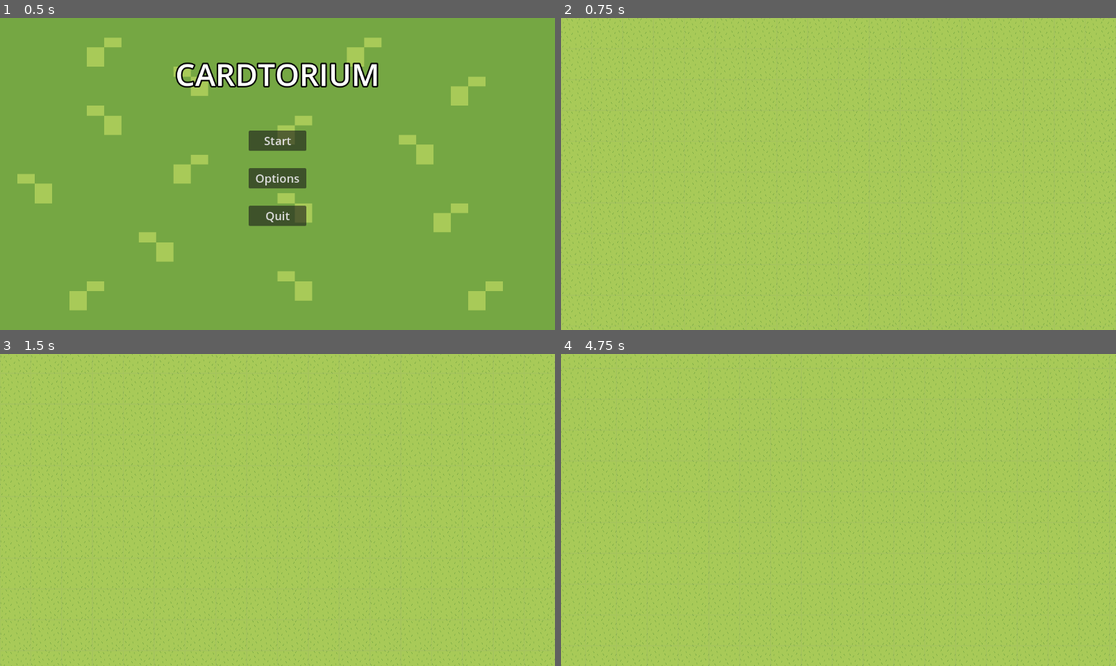
Above: before the commit, frames 1-4 (two rows, left to right).
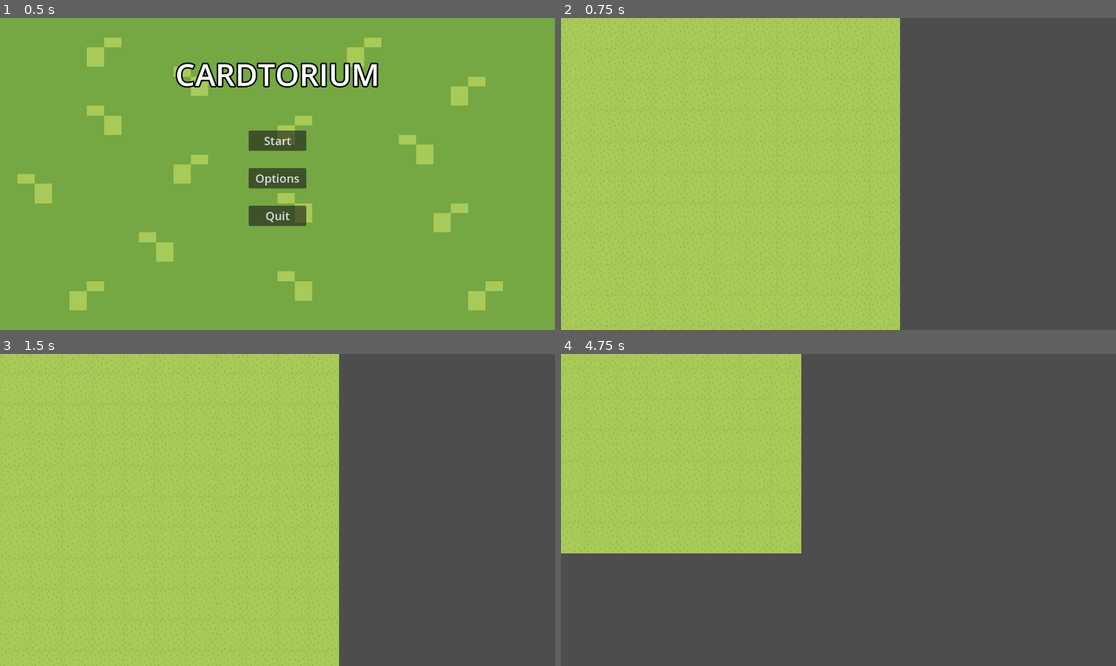
Above: after the commit, the same moments.

Repository: Open-Source-Software-Development/Cardtorium
Game: Godot game, scene res://Scenes/Main_Menu/main_menu.tscn
The game is run twice, just before and just after one commit, with the same random seed, the same clock (stepped at 60 frames per second) and the same inputs.
Inputs (mouse positions are in pixels of both pictures, inside the frame that each line leads up to):
- Up to frame 1 (0.5 s): no input
- Up to frame 2 (0.75 s): click "Start" at 0.5 s
- Up to frame 3 (1.5 s): tap Enter at 1.25 s; move the mouse to (277, 510) at 1.27 s; hold S (camera_down) from 1.28 s (still down); click (277, 510) at 1.42 s
- Up to frame 4 (4.75 s): move the mouse to (727, 525) at 2.02 s; release S (camera_down) at 2.03 s; tap A (camera_left) at 2.1 s; click (727, 525) at 2.17 s; move the mouse to (894, 441) at 2.77 s; hold D (camera_right) 2.78-3.53 s; click (894, 441) at 2.92 s; move the mouse to (810, 572) at 3.52 s; tap W (camera_up) at 3.6 s; click (810, 572) at 3.67 s; move the mouse to (1005, 556) at 4.27 s; hold S (camera_down) from 4.28 s (still down); click (1005, 556) at 4.42 s

Frame 1 is identical in both runs. In frame 2, 39% of the frame differs, in the area x 61-100%, y 0-100%; in frame 3, 39%; in frame 4, 72%, in the area x 0-100%, y 0-100%.

Commit message:
feat: Added player object
Added a player object to store data relevant to the players of the game. Also updated code in game.gd, unit.gd, board.gd, and local_multiplayer.gd to set up the player objects

Diff:
--- a/Classes/board.gd
+++ b/Classes/board.gd
@@ -21,11 +21,11 @@
 ## 2D array which stores card locations.
 var units: Array = []
 
-## The number of players
-var players: int
+## Stores the players of the game
+var players: Array[Player]
 
 ## Which player is currently taking their turn
-var player: int
+var current_player: int
 
 ## The number of turns taken in the game
 var turns: int
@@ -37,7 +37,7 @@
 var SIZE: Vector2i
 
 ## Allocates memory to set up an empty board with wid x height tiles.
-func setup(wid: int, height: int):
+func setup(wid: int, height: int, _num_players: int):
     # Allocates memeory for the tiles.
     self.SIZE = Vector2i(wid, height)
     tiles.resize(wid)
@@ -56,3 +56,7 @@
         units[x] = []
         units[x].resize(height)
         units[x].fill(null)
+    players = []
+    # TODO: Replace code below, and actually use the `num_players` variable
+    players.append(Player.new(SIZE, Vector2i(0,SIZE.y / 2)))
+    players.append(Player.new(SIZE, Vector2i(SIZE.x - 1,SIZE.y / 2)))
--- a/Classes/game.gd
+++ b/Classes/game.gd
@@ -8,6 +8,9 @@
 ## saving and loading games.
 var board: Board = Board.new()
 
+## Number of players
+var num_players: int
+
 ## Notifies other nodes when a set of terrain tiles is changed.
 signal terrain_updated(changed: Array[Vector2i], terrain: Board.Terrain)
 ## Emitted when a troop is placed.
@@ -16,10 +19,11 @@
 # Called when the node enters the scene tree for the first time.
 func _ready():
 	board = Board.new()
-	# Creates a new board of size 50 x 50
-	var width = 50
-	var height = 50
-	board.setup(width, height)
+	# Creates a new board of size 11 x 11
+	var width = 11
+	var height = 11
+	board.setup(width, height, 2)
+	num_players = 2
 
 
 
--- /dev/null
+++ b/Classes/player.gd
@@ -0,0 +1,44 @@
+extends Resource
+
+## Stores the data and such for a single player of Cardtorium
+class_name Player
+
+## Creates a new player resource from scratch
+func _init(board_size: Vector2i, start_location: Vector2i):
+    discovered = []
+    for x in range(board_size.x):
+        discovered.append([])
+        for y in range(board_size.y):
+            discovered[x].append(false)
+    base_position = Vector2i(start_location.x, start_location.y)
+    # Clears the fog in a 2-tile radius around the home base
+    for x in range(base_position.x - 2, base_position.x + 3):
+        if x < 0:
+            continue
+        elif x >= board_size.x:
+            break
+        for y in range(base_position.y - 2, base_position.y + 3):
+            if y < 0:
+                continue
+            elif y >= board_size.y:
+                break
+            discovered[x][y] = true
+
+## How many cities the player owns
+var cities: int
+
+## How many cards a player can have in their hand
+var hand_size: int = 5
+
+## How much territory the player owns
+var owned: int
+
+## The player's local id. Is set by the game object
+var local_id: int
+
+## Stores the tiles which have yet to be discovered. An undiscovered tile is
+## denoted by false, discovered by true
+var discovered: Array
+
+## Location of the home base.
+var base_position: Vector2i
--- a/Classes/unit.gd
+++ b/Classes/unit.gd
@@ -20,3 +20,5 @@
 var rng: int
 ## Stores active status effects.
 var effects = []
+## Keeps track of which player currently owns the unit
+var owned_by: int
--- a/Scene Scripts/local_multiplayer.gd
+++ b/Scene Scripts/local_multiplayer.gd
@@ -9,7 +9,7 @@
 	# Renders the background
 	var board: Board = game.board
 	var background: Sprite2D = $Background
-	background.region_rect.size = 32 * Vector2(board.SIZE.x, board.SIZE.y)
+	background.region_rect.size = TILE_SIZE * Vector2(board.SIZE.x, board.SIZE.y)
 	# Renders the tiles
 	var terrain: TileMap = $TerrainRenderer
 	terrain.board = board
